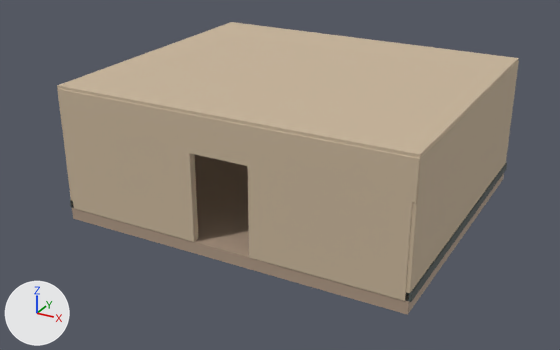
A saved change to the Blender file art/collection/matter-workshop.blend.
Rendered twice from a camera (50 mm lens) standing at (11.18, -21.75, 11.18) and looking at (-0.37, -0.75, 0.68). Every picture has the same lights, and +X, +Y and +Z are marked at lower left. The older version comes first.

In view in the first picture: 'Basalt skirting', 'Basalt skirting.001', 'Entry lintel', 'Entry wall wings', 'Entry wall wings.001', 'Full room walking surface', 'Plaster ceiling', 'Side wall', 'Side wall.001'.
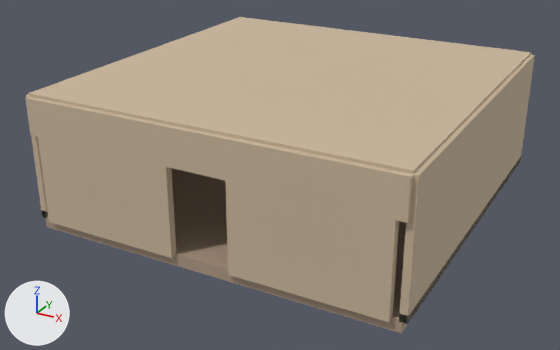
What changed in the scene script:
```text
Change me_cube:
    remove me_cube.from_pydata(...)  # 8 vertices, 6 faces; spans x -5.8..5.8, y -5.0..5.0, z -0.2..0.2
    add me_cube.from_pydata(...)  # 8 vertices, 6 faces; spans x -6.0..6.0, y -6.0..6.0, z -0.2..0.2
    me_cube part 1
    me_cube.vertices[0].co: (-5.8, -5.0, -0.2) -> (-6.0, -6.0, -0.2)  # pixel (73, 218) -> pixel (46, 226)
    me_cube.vertices[1].co: (-5.8, -5.0, 0.2) -> (-6.0, -6.0, 0.2)  # pixel (71, 207) -> pixel (44, 215)
    me_cube.vertices[2].co: (-5.8, 5.0, -0.2) -> (-6.0, 6.0, -0.2)
    me_cube.vertices[3].co: (-5.8, 5.0, 0.2) -> (-6.0, 6.0, 0.2)
    me_cube.vertices[4].co: (5.8, -5.0, -0.2) -> (6.0, -6.0, -0.2)  # pixel (407, 314) -> pixel (401, 333)
    me_cube.vertices[5].co: (5.8, -5.0, 0.2) -> (6.0, -6.0, 0.2)  # pixel (408, 301) -> pixel (402, 319)
    me_cube.vertices[6].co: (5.8, 5.0, -0.2) -> (6.0, 6.0, -0.2)  # pixel (503, 179) -> pixel (515, 168)
    me_cube.vertices[7].co: (5.8, 5.0, 0.2) -> (6.0, 6.0, 0.2)
Change me_cube_001:
    remove me_cube_001.from_pydata(...)  # 8 vertices, 6 faces; spans x -0.12..0.12, y -5.0..5.0, z -2.04..2.04
    add me_cube_001.from_pydata(...)  # 8 vertices, 6 faces; spans x -0.12..0.12, y -6.0..6.0, z -2.04..2.04
    me_cube_001 part 2: the whole mesh is scaled about its middle by (1, 1.2, 1)
Change me_cube_002:
    remove me_cube_002.from_pydata(...)  # 8 vertices, 6 faces; spans x -0.17..0.17, y -5.0..5.0, z -0.14..0.14
    add me_cube_002.from_pydata(...)  # 8 vertices, 6 faces; spans x -0.12..0.12, y -6.0..6.0, z -0.14..0.14
    me_cube_002 part 3: the whole mesh is scaled about its middle by (0.735, 1.2, 1)
Change me_cube_003:
    remove me_cube_003.from_pydata(...)  # 8 vertices, 6 faces; spans x -0.12..0.12, y -5.0..5.0, z -2.04..2.04
    add me_cube_003.from_pydata(...)  # 8 vertices, 6 faces; spans x -0.12..0.12, y -6.0..6.0, z -2.04..2.04
    me_cube_003 part 4: the whole mesh is scaled about its middle by (1, 1.2, 1)
Change me_cube_004:
    remove me_cube_004.from_pydata(...)  # 8 vertices, 6 faces; spans x -0.17..0.17, y -5.0..5.0, z -0.14..0.14
    add me_cube_004.from_pydata(...)  # 8 vertices, 6 faces; spans x -0.12..0.12, y -6.0..6.0, z -0.14..0.14
    me_cube_004 part 5: the whole mesh is scaled about its middle by (0.735, 1.2, 1)
Change me_cube_007:
    remove me_cube_007.from_pydata(...)  # 8 vertices, 6 faces; spans x -5.8..5.8, y -0.12..0.12, z -0.6..0.6
    add me_cube_007.from_pydata(...)  # 8 vertices, 6 faces; spans x -6.0..6.0, y -0.12..0.12, z -0.6..0.6
    me_cube_007 part 6
    add for i in [*range(0, 4)]: me_cube_007.vertices[i].co += Vector((-0.2, 0.0, 0.0))
    add for i in [*range(4, 8)]: me_cube_007.vertices[i].co += Vector((0.2, 0.0, 0.0))
Change me_cube_022:
    remove me_cube_022.from_pydata(...)  # 8 vertices, 6 faces; spans x -5.8..5.8, y -5.0..5.0, z -0.07..0.07
    add me_cube_022.from_pydata(...)  # 8 vertices, 6 faces; spans x -6.0..6.0, y -6.0..6.0, z -0.07..0.07
    me_cube_022 part 7
    me_cube_022.vertices[0].co: (-5.8, -5.0, -0.07) -> (-6.0, -6.0, -0.07)  # pixel (57, 89) -> pixel (28, 97)
    me_cube_022.vertices[1].co: (-5.8, -5.0, 0.07) -> (-6.0, -6.0, 0.07)  # pixel (57, 85) -> pixel (28, 93)
    me_cube_022.vertices[2].co: (-5.8, 5.0, -0.07) -> (-6.0, 6.0, -0.07)
    me_cube_022.vertices[3].co: (-5.8, 5.0, 0.07) -> (-6.0, 6.0, 0.07)  # pixel (231, 22) -> pixel (240, 16)
    me_cube_022.vertices[4].co: (5.8, -5.0, -0.07) -> (6.0, -6.0, -0.07)  # pixel (419, 159) -> pixel (413, 176)
    me_cube_022.vertices[5].co: (5.8, -5.0, 0.07) -> (6.0, -6.0, 0.07)  # pixel (420, 154) -> pixel (413, 170)
    me_cube_022.vertices[6].co: (5.8, 5.0, -0.07) -> (6.0, 6.0, -0.07)  # pixel (518, 62) -> not seen
    me_cube_022.vertices[7].co: (5.8, 5.0, 0.07) -> (6.0, 6.0, 0.07)  # pixel (518, 58) -> pixel (531, 52)
Change ob_full_room_walking_surface:
    ob_full_room_walking_surface.location: (0.0, 0.0, -0.2) -> (0.0, 0.0, -0.1)
Change ob_side_wall:
    ob_side_wall.location: (-5.7, 0.0, 2.04) -> (-6.02, 0.0, 2.04)
Change ob_side_wall_001:
    ob_side_wall_001.location: (5.7, 0.0, 2.04) -> (6.02, 0.0, 2.04)
Change ob_basalt_skirting_001:
    ob_basalt_skirting_001.location: (5.7, 0.0, 0.14) -> (6.02, 0.0, 0.14)
Change ob_entry_wall_wings:
    ob_entry_wall_wings.location: (-3.33, -4.9, 1.45) -> (-3.33, -6.02, 1.45)
Change ob_entry_wall_wings_001:
    ob_entry_wall_wings_001.location: (3.33, -4.9, 1.45) -> (3.33, -6.02, 1.45)
Change ob_entry_lintel:
    ob_entry_lintel.location: (0.0, -4.9, 3.46) -> (0.0, -6.02, 3.46)
Change ob_rear_beam:
    ob_rear_beam.location: (0.0, 4.9, 3.66) -> (0.0, 6.02, 3.66)
```

Pixel boxes [x1, y1, x2, y2] of what changed, in the pictures (560 x 350 px):
'Plaster ceiling', reshaped (9% wider, 16% taller): before [57, 22, 519, 158]; after [28, 17, 531, 175]
'Entry lintel', reshaped, moved (7% wider, 10% taller): before [57, 88, 420, 203]; after [25, 96, 413, 223]
'Entry wall wings.001', moved: before [247, 166, 413, 301]; after [225, 181, 399, 322]
'Entry wall wings', moved: before [64, 126, 198, 242]; after [38, 137, 176, 258]
'Side wall.001', moved, rescaled (20% wider, 12% taller): before [406, 61, 519, 300]; after [399, 54, 535, 323]
'Full room walking surface', reshaped, moved: before [72, 154, 504, 315]; after [45, 168, 408, 333]
'Basalt skirting.001', moved, rescaled (19% wider, 19% taller): before [405, 163, 507, 302]; after [399, 158, 521, 324]
'Side wall', moved, rescaled: before [62, 126, 74, 207]; after [26, 94, 47, 218]
'Basalt skirting', moved, rescaled: before [70, 199, 74, 208]; after [41, 210, 48, 218]
